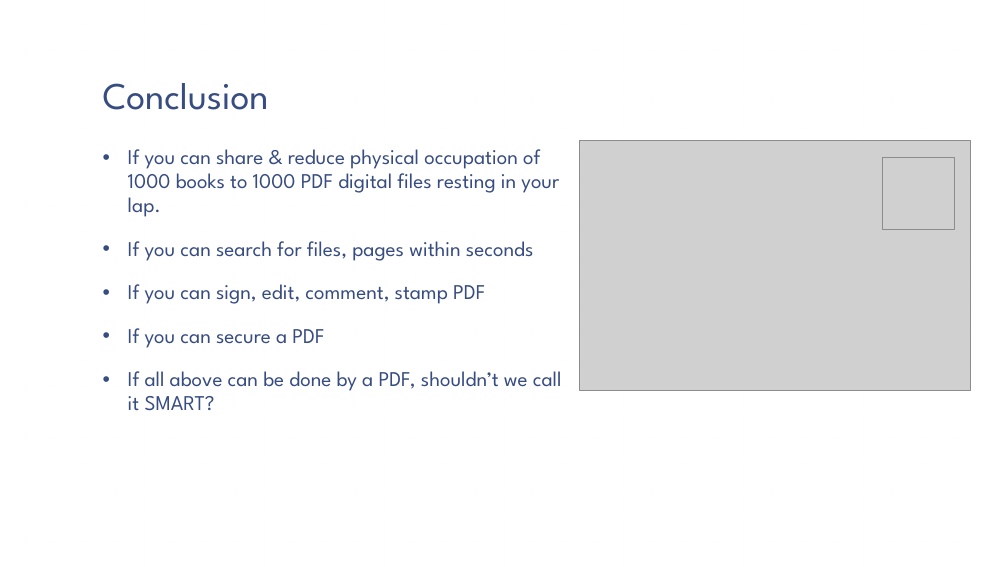
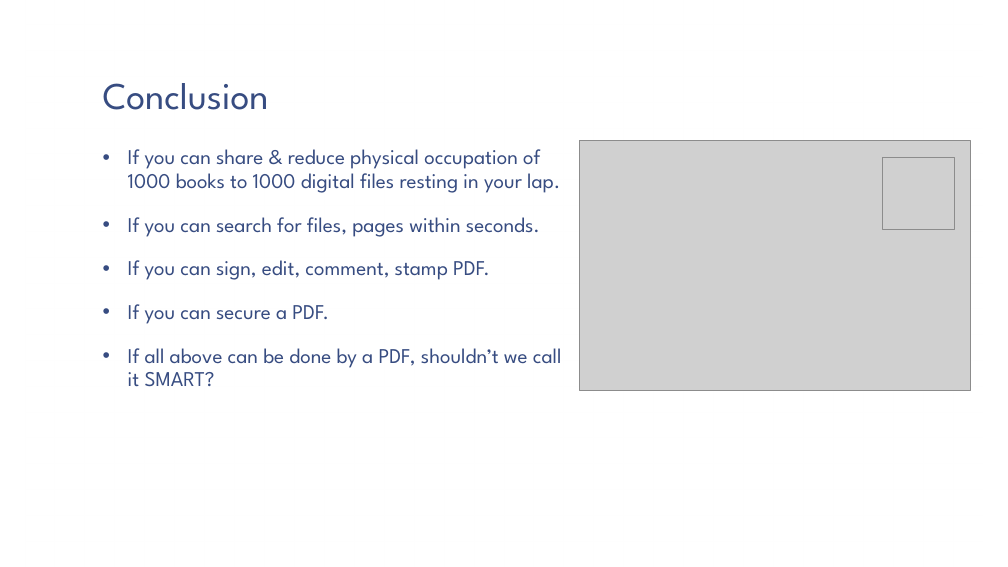
Before and after one commit to cfclick/CFSummit2016, a slide deck: slide 6 of powerpoint/SmartPDF/Don't Just PDF.pptx. Drawn at 1008x567 pixels with LibreOffice and Linux fonts; fonts in the diff are those of the drawing; grey boxes stand for pictures; background and template pictures are left out. Boxes give left, top, right and bottom in pixels: in the first picture for what was removed or moved away, otherwise in the second. Text is boxed around its words. In the diff, an @@ line names an element or a change of style, - is before the commit and + after.

```diff
--- a/powerpoint/SmartPDF/Don't Just PDF.pptx
+++ b/powerpoint/SmartPDF/Don't Just PDF.pptx
@@ text at box(128, 149, 560, 324): text changed @@
-• If you can share & reduce physical occupation of 1000 books to 1000 PDF digital files resting in your lap.
-• If you can search for files, pages within seconds
-• If you can sign, edit, comment, stamp PDF
-• If you can secure a PDF
+• If you can share & reduce physical occupation of 1000 books to 1000 digital files resting in your lap.
+• If you can search for files, pages within seconds.
+• If you can sign, edit, comment, stamp PDF.
+• If you can secure a PDF.
```
Also in this commit, not shown: 6 other slides changed, 8 slides removed, 5 other files.
